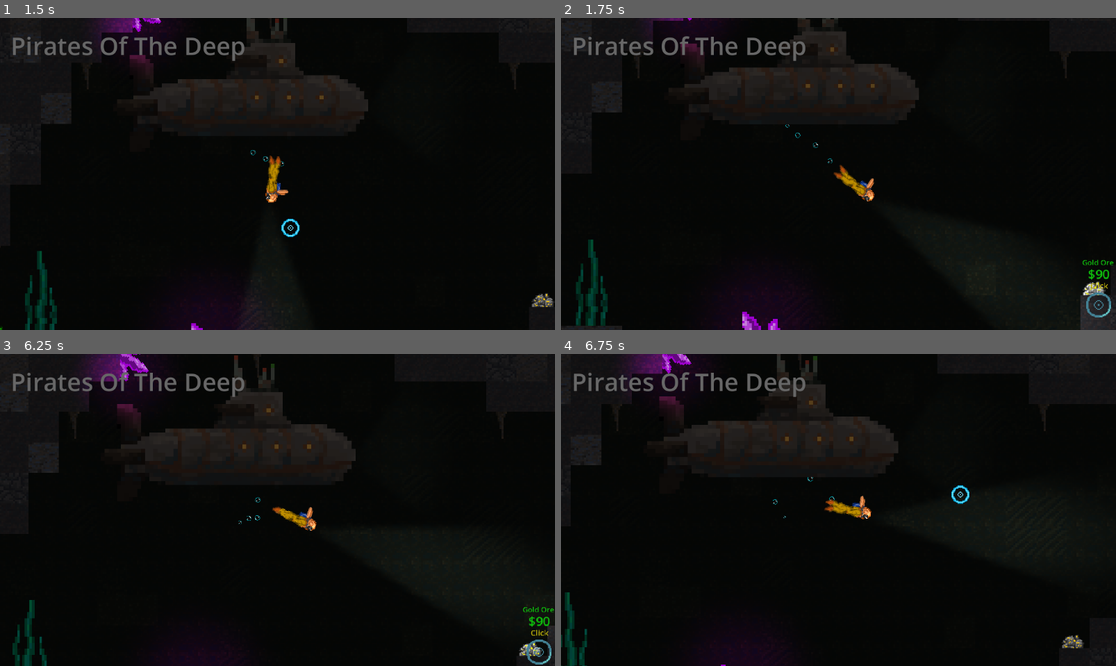
Above: before the commit, frames 1-4 (two rows, left to right).
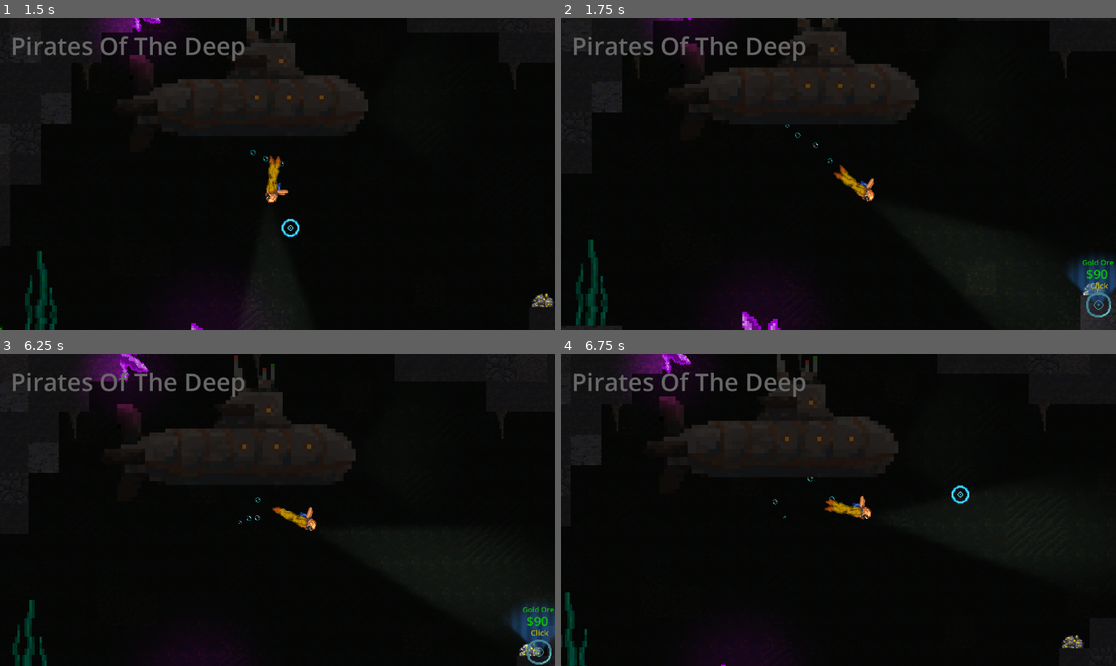
Above: after the commit, the same moments.

Repository: val-XR/GameJamApril2025
Game: Godot game, scene res://scenes/main_game.tscn
Same seed, same stepped clock (60 frames per second), same inputs: the game is played once before the commit and once after it.
Inputs (mouse positions are in pixels of both pictures, inside the frame that each line leads up to):
- Up to frame 1 (1.5 s): move the mouse to (399, 158) at 0.52 s; click (399, 158) at 0.67 s; drag from (166, 189) to (538, 305) at 1.27 s
- Up to frame 2 (1.75 s): no input
- Up to frame 3 (6.25 s): move the mouse to (333, 441) at 2.02 s; click (333, 441) at 2.17 s; drag from (249, 572) to (333, 441) at 2.77 s; move the mouse to (444, 556) at 3.52 s; click (444, 556) at 3.67 s; drag from (111, 463) to (194, 432) at 4.27 s; move the mouse to (305, 510) at 5.02 s; click (305, 510) at 5.17 s; drag from (194, 432) to (538, 653) at 5.77 s
- Up to frame 4 (6.75 s): move the mouse to (960, 494) at 6.52 s; click (960, 494) at 6.67 s

Frame 1 is identical in both runs. In frame 2, 0.9% of the frame differs, in the area x 91-100%, y 76-92%; in frame 3, 0.8%; in frame 4, nothing differs.

Commit message:
Added holo ui

Diff:
--- a/scenes/cursor.gd
+++ b/scenes/cursor.gd
@@ -7,6 +7,9 @@
 # set ring icon vars
 @onready var defaultRing: Sprite2D = $DefaultRing
 @onready var animatedRing: AnimatedSprite2D = $AnimatedRing
+@onready var animatedHoloUI: AnimatedSprite2D = $"Animated HoloUI"
+
+
 
 # set resource scanner label vars
 @onready var instructionLabel: Label = $InstructionLabel
@@ -29,6 +32,7 @@
 	# Set ring icon
 	defaultRing.visible = true
 	animatedRing.visible = false
+	animatedHoloUI.visible = false
 
 	# Hide resource labels
 	resourceDisplayNameLabel.visible = false
@@ -41,6 +45,7 @@
 	# Set ring icon
 	defaultRing.visible = false
 	animatedRing.visible = true
+	animatedHoloUI.visible = true
 
 	# Enable resource labels
 	resourceDisplayNameLabel.visible = true
--- a/scenes/cursor.tscn
+++ b/scenes/cursor.tscn
@@ -1,9 +1,10 @@
-[gd_scene load_steps=16 format=3 uid="uid://bwpk8qhabhdns"]
+[gd_scene load_steps=22 format=3 uid="uid://bwpk8qhabhdns"]
 
 [ext_resource type="Texture2D" uid="uid://ck223e3v5b6to" path="res://textures/Cursor/cursor.png" id="1_1eco6"]
 [ext_resource type="Script" uid="uid://eaxs7hhocib3" path="res://scenes/cursor.gd" id="1_s0nli"]
 [ext_resource type="Texture2D" uid="uid://h3ya55bq0hyx" path="res://textures/Cursor/cursor_animation_white.png" id="3_n5qf0"]
 [ext_resource type="Texture2D" uid="uid://dxrw4mibbis6q" path="res://textures/Cursor/cursor_animation_white_single02.png" id="4_n5qf0"]
+[ext_resource type="Texture2D" uid="uid://bpge5f0y0qe0o" path="res://textures/Cursor/holo_ui_02.png" id="5_pey64"]
 
 [sub_resource type="AtlasTexture" id="AtlasTexture_pey64"]
 atlas = ExtResource("3_n5qf0")
@@ -102,6 +103,42 @@
 
 [sub_resource type="CircleShape2D" id="CircleShape2D_ndevg"]
 radius = 1.0
+
+[sub_resource type="AtlasTexture" id="AtlasTexture_i2fek"]
+atlas = ExtResource("5_pey64")
+region = Rect2(0, 0, 64, 64)
+
+[sub_resource type="AtlasTexture" id="AtlasTexture_w4aas"]
+atlas = ExtResource("5_pey64")
+region = Rect2(64, 0, 64, 64)
+
+[sub_resource type="AtlasTexture" id="AtlasTexture_1nr0v"]
+atlas = ExtResource("5_pey64")
+region = Rect2(128, 0, 64, 64)
+
+[sub_resource type="AtlasTexture" id="AtlasTexture_jyh0g"]
+atlas = ExtResource("5_pey64")
+region = Rect2(192, 0, 64, 64)
+
+[sub_resource type="SpriteFrames" id="SpriteFrames_6d3dw"]
+animations = [{
+"frames": [{
+"duration": 1.0,
+"texture": SubResource("AtlasTexture_i2fek")
+}, {
+"duration": 1.0,
+"texture": SubResource("AtlasTexture_w4aas")
+}, {
+"duration": 1.0,
+"texture": SubResource("AtlasTexture_1nr0v")
+}, {
+"duration": 1.0,
+"texture": SubResource("AtlasTexture_jyh0g")
+}],
+"loop": true,
+"name": &"default",
+"speed": 10.0
+}]
 
 [node name="Cursor" type="Node2D"]
 light_mask = 16
@@ -160,9 +197,9 @@
 anchor_top = 0.5
 anchor_right = 0.5
 anchor_bottom = 0.5
-offset_left = -21.0
+offset_left = -22.0
 offset_top = -21.0
-offset_right = 130.0
+offset_right = 129.0
 offset_bottom = 13.0
 grow_horizontal = 2
 grow_vertical = 2
@@ -171,7 +208,7 @@
 theme_override_colors/font_color = Color(0.0562671, 0.738191, 0.0470029, 1)
 theme_override_constants/shadow_outline_size = 10
 theme_override_font_sizes/font_size = 24
-text = "$: 0"
+text = "$50"
 horizontal_alignment = 1
 vertical_alignment = 1
 autowrap_mode = 3
@@ -201,5 +238,14 @@
 vertical_alignment = 1
 autowrap_mode = 3
 
+[node name="Animated HoloUI" type="AnimatedSprite2D" parent="."]
+light_mask = 16
+z_index = 4
+position = Vector2(-1, -14.0632)
+scale = Vector2(0.6875, 0.498025)
+sprite_frames = SubResource("SpriteFrames_6d3dw")
+autoplay = "default"
+frame_progress = 0.895605
+
 [connection signal="area_entered" from="Area2D" to="." method="_on_area_2d_area_entered"]
 [connection signal="area_exited" from="Area2D" to="." method="_on_area_2d_area_exited"]
Binary file added: textures/Cursor/holo_ui.png
Not shown, added: textures/Cursor/holo_ui.png.import
Binary file added: textures/Cursor/holo_ui_02.png
Not shown, added: textures/Cursor/holo_ui_02.png.import
